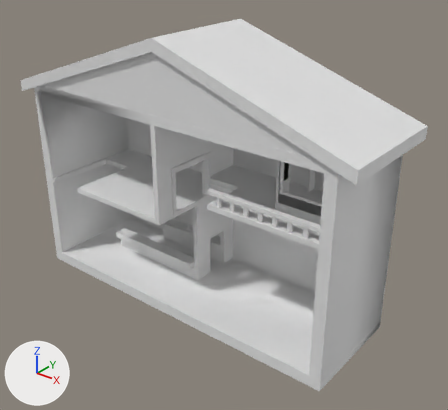
What one commit did to the FBX model Assets/Graph/Props/Mesh_props_house.fbx.
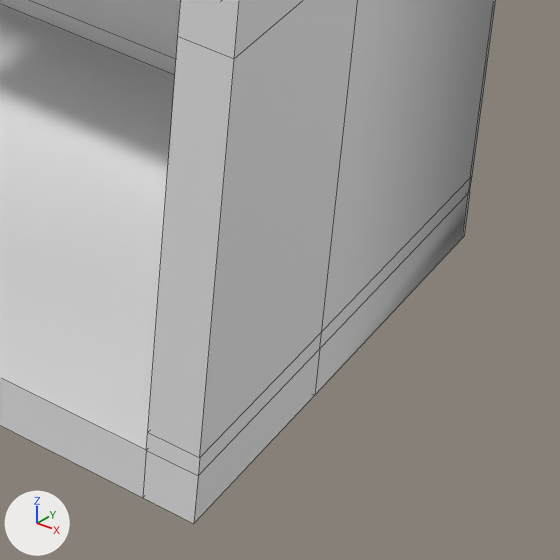
Each version is shown whole from a 50 mm lens placed at (35.55, -41.72, 36.14), pointed at (2.49, -0.4, 10.52), then close up on the part from 62% to 90% of the width and 67% to 97% of the height. Every picture has the same lights, and +X, +Y and +Z are marked at lower left. The close-ups show mesh edges as thin lines. Vertices at the same position are counted once.

Script lines for the objects in view, before the commit:
```python
me_cube_028 = bpy.data.meshes.new('Cube.028')
me_cube_028.from_pydata(...)  # 646 vertices, 620 faces; spans x -18.7..18.7, y -6.5..5.2, z 0.1..26.7
me_cube_028.materials.append(mat_gradient)  # white #e7e7e7
# before: 62 (16.0, 4.8, 1.2), 66 (16.0, -6.1, 1.2) at pixel (146, 450), 69 (16.0, 4.8, 1.6), 70 (16.0, -6.1, 1.6) at pixel (147, 432), 72 (16.0, -1.6, 1.2)
# before: 80 (16.0, 4.8, 10.2), 81 (16.0, -6.1, 10.2) at pixel (177, 36), 94 (17.1, 4.8, 1.6) at pixel (470, 177), 95 (17.1, 4.8, 1.2) at pixel (467, 193), 96 (17.1, -1.6, 1.2) at pixel (319, 348)
# before: 101 (17.1, -6.1, 1.6) at pixel (199, 457), 102 (17.1, -6.1, 1.2) at pixel (198, 475), 105 (17.1, 4.8, 10.2), 106 (17.1, -6.1, 10.2) at pixel (234, 58), 108 (17.1, -1.6, 1.6) at pixel (321, 331)
# before: 112 (17.1, -1.6, 10.2)
ob_cube_032 = bpy.data.objects.new('Cube.032', me_cube_028)
ob_cube_032.location = (0.0, 0.0, 0.0)
```
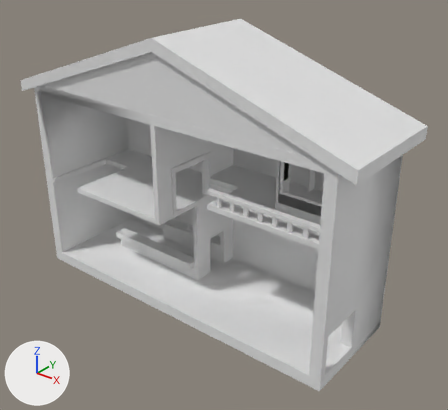
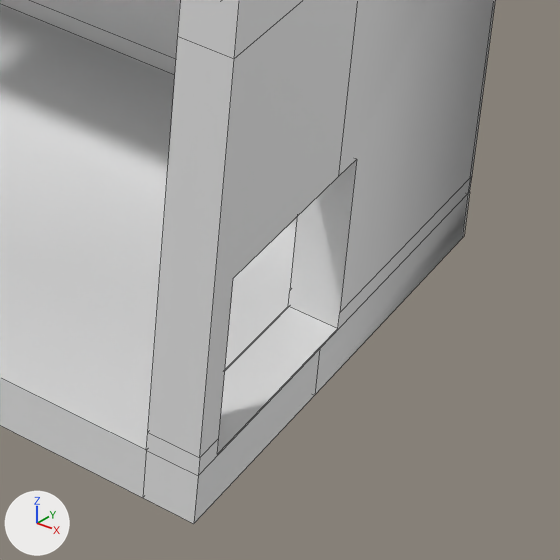
Commit message: Retake House

Where the newer file only moved an object's origin or applied its transform, the numbers keep the older frame.

Boxes (x1, y1, x2, y2) around the edits, measured in the close-ups (560 x 560 px):
part 1 of me_cube_028, built on
    both: (198, 0, 494, 475)

What changed in the scene script:
```text
Change me_cube_028:
    where me_cube_028.from_pydata(...)  # 646 vertices, 620 faces; spans x -18.7..18.7, y -6.5..5.2, z 0.1..26.7
    used by ob_cube_032; location = (0.0, 0.0, 0.0)
    verts and faces of me_cube_028; kept vertices keep their numbers, new ones are numbered from 646
    me_cube_028 part 1
    add delete_vertices([108])  # with the faces that use them
    add delete_faces([(69, 70, 81, 80), (62, 72, 66, 70, 69)])
    add verts[646] = (16.0, -0.8, 5.2)
    add verts[647] = (16.0, -5.4, 1.2)
    add verts[648] = (16.0, -0.8, 1.2)  # pixel (288, 306)
    add verts[649] = (16.0, -5.4, 5.2)
    add for new, old in zip([*range(650, 654)], [*range(646, 650)]): verts[new] = verts[old] + (1.1, 0.0, 0.0)
    add for new, old in zip([*range(654, 658)], [647, 648, 651, 652]): verts[new] = verts[old] + (0.0, 0.0, 0.4)
    add verts[658] = (17.1, -1.6, 1.2)  # pixel (319, 347)
    add verts[659] = (17.1, -1.6, 5.2)  # pixel (338, 176)
    add faces += [(96, 658, 651, 656, 101, 102), (94, 657, 652, 658, 96, 95), (94, 105, 112, 659, 650, 657), (69, 655, 646, 649, 654, 70, 81, 80), (62, 72, 66, 70, 654, 647, 648, 655, 69), (646, 655, 648, 652, 657, 650)]
    add faces += [(646, 650, 659, 653, 649), (101, 656, 653, 659, 112, 106), (647, 654, 649, 653, 656, 651), (647, 651, 658, 652, 648)]
```
